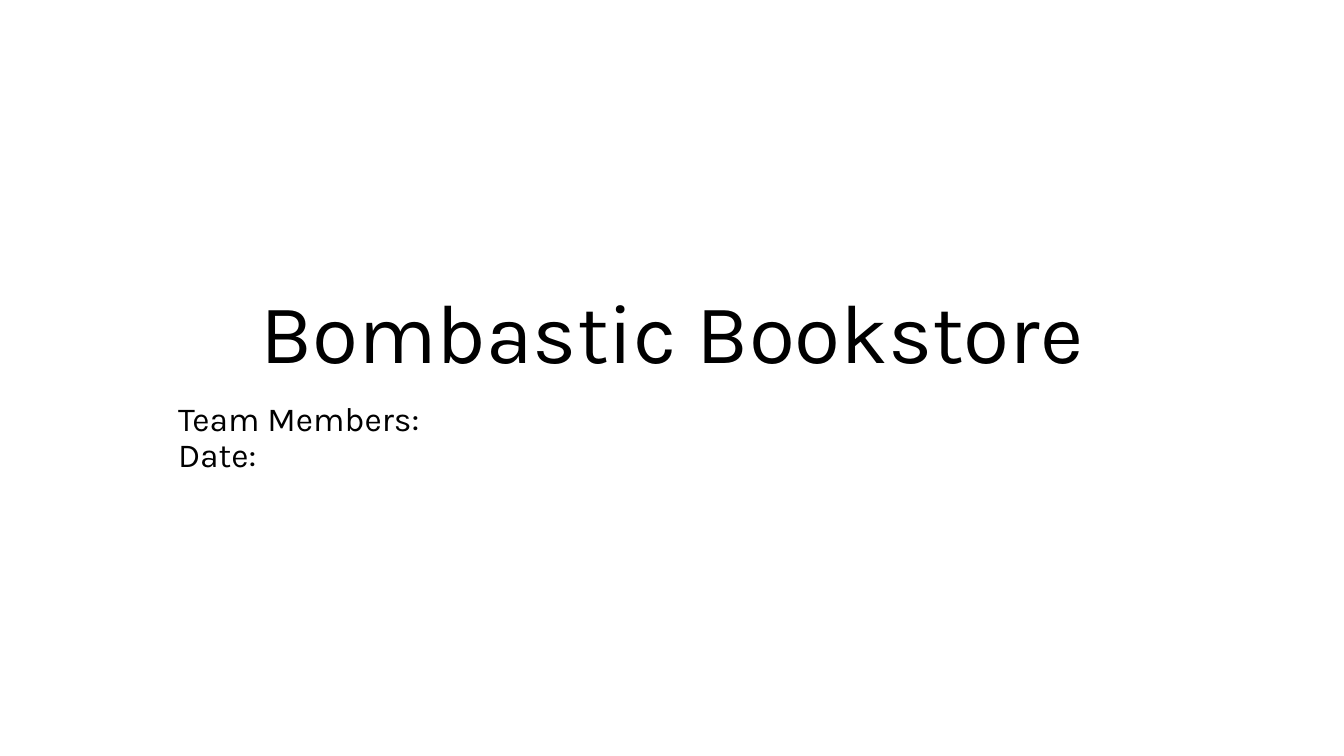
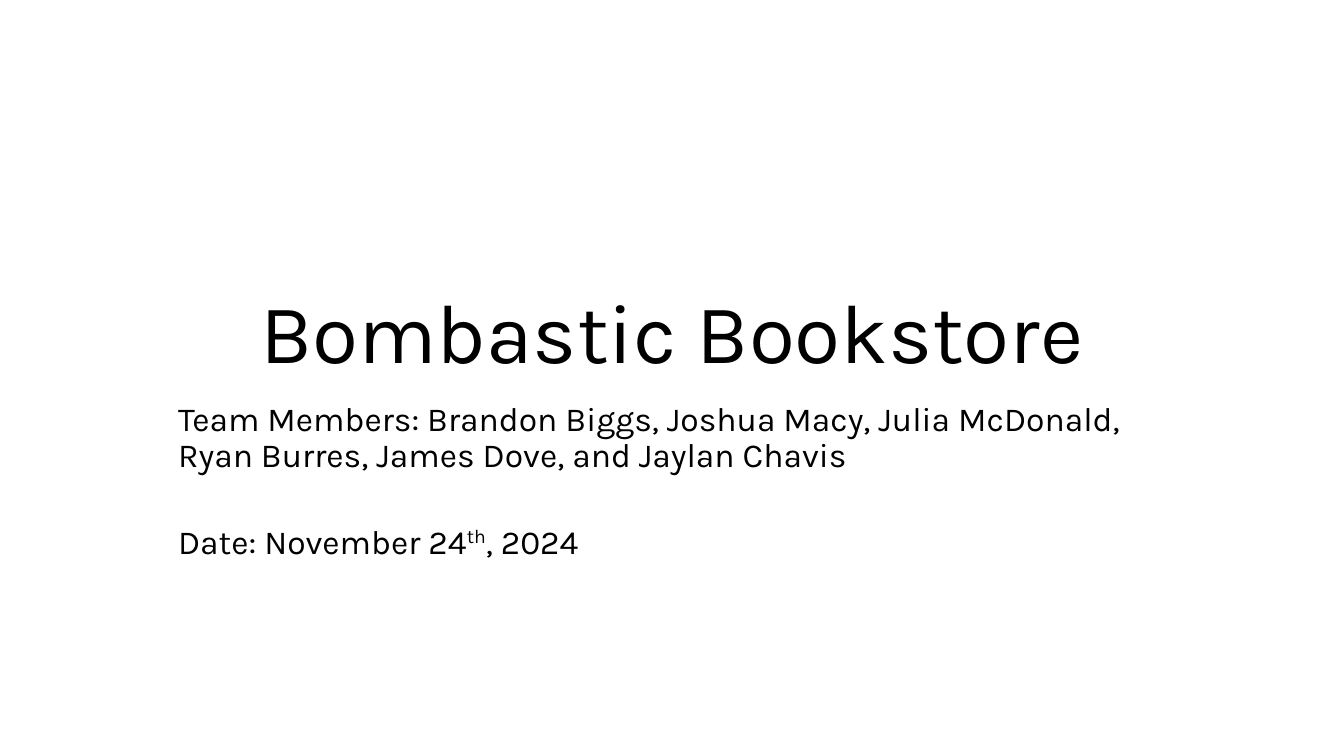
Before and after one commit to WakeTechBrandon/Bombastic-Bookstore, a slide deck: slide 1 of ProjectPresentation.pptx. Drawn at 1344x756 pixels with LibreOffice and Linux fonts; fonts in the diff are those of the drawing. Boxes give left, top, right and bottom in pixels: in the first picture for what was removed or moved away, otherwise in the second. Text is boxed around its words. In the diff, an @@ line names an element or a change of style, - is before the commit and + after.

```diff
--- a/ProjectPresentation.pptx
+++ b/ProjectPresentation.pptx
@@ subtitle at box(178, 408, 1119, 555): text changed @@
-Team Members:
-Date:
+Team Members: Brandon Biggs, Joshua Macy, Julia McDonald, Ryan Burres, James Dove, and Jaylan Chavis
+Date: November 24th, 2024
```
Also in this commit, not shown: 3 other slides changed.
